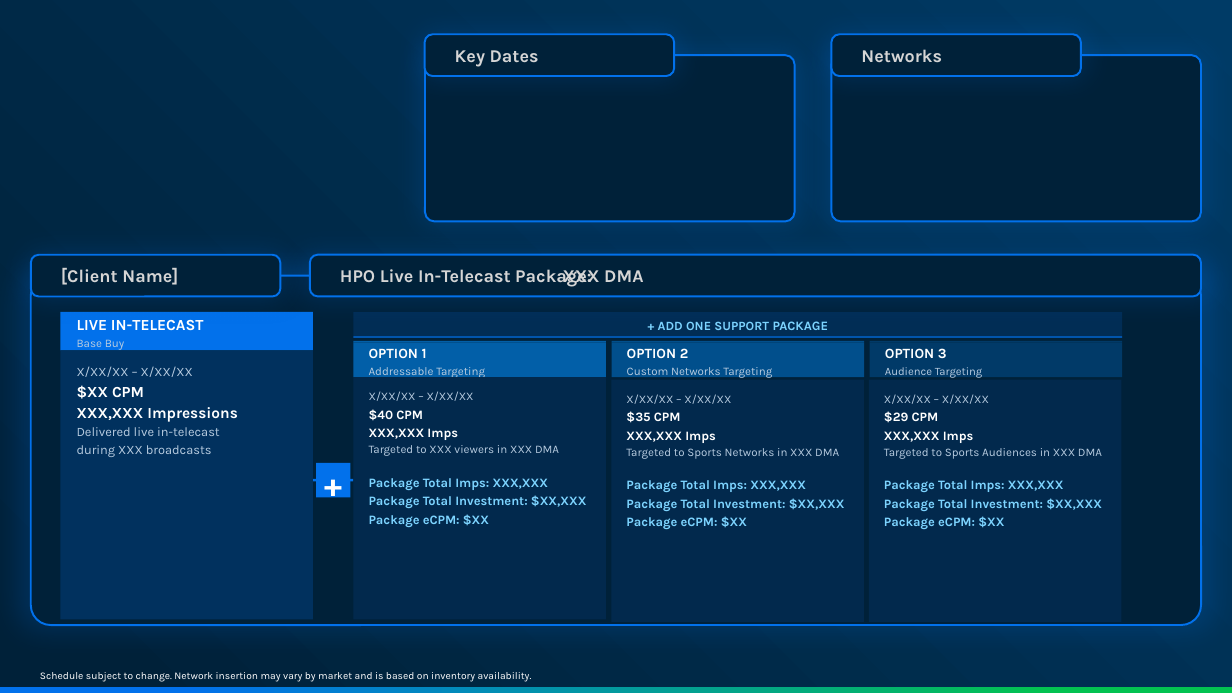
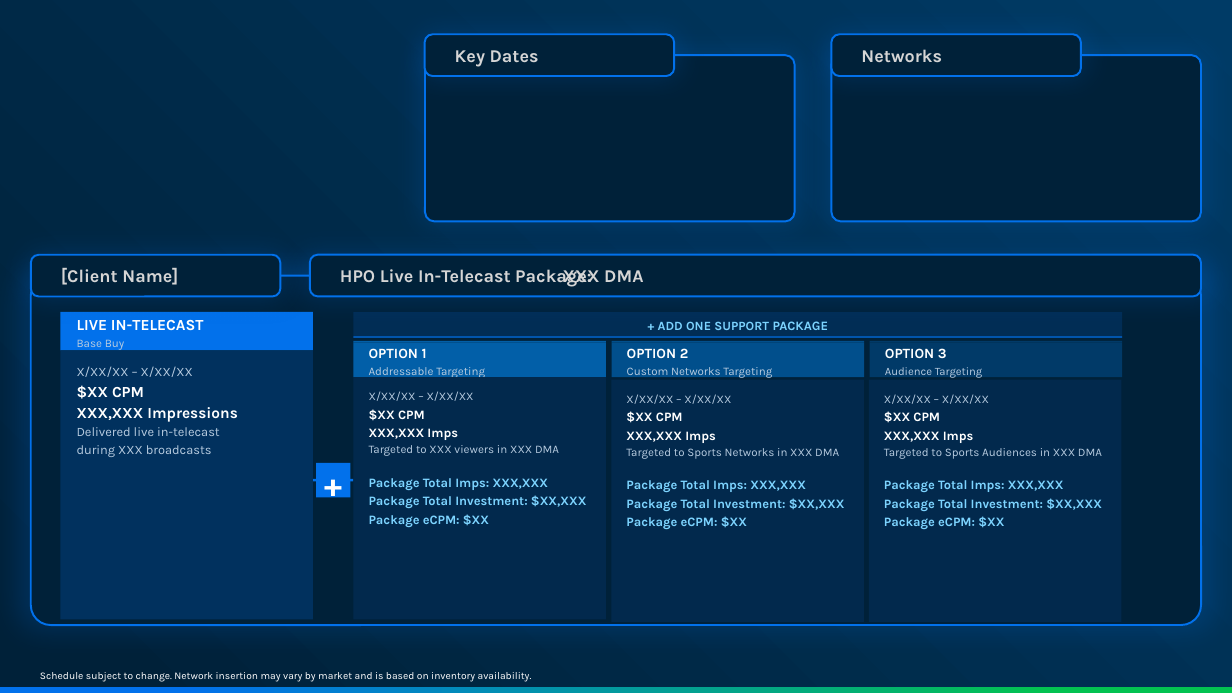
Before and after one commit to zsparkman/HPO-Package-Builder, a slide deck: slide 1 of Assets/HPO Stream Package Builder - Master Template.pptx. Drawn at 1232x693 pixels with LibreOffice and Linux fonts; fonts in the diff are those of the drawing; background and template pictures are left out. Boxes give left, top, right and bottom in pixels: in the first picture for what was removed or moved away, otherwise in the second. Text is boxed around its words. In the diff, an @@ line names an element or a change of style, - is before the commit and + after.

```diff
--- a/Assets/HPO Stream Package Builder - Master Template.pptx
+++ b/Assets/HPO Stream Package Builder - Master Template.pptx
@@ text in rectangle at [369, 409, 425, 421]: text changed @@
-$40 CPM
+$XX CPM
@@ text in rectangle at [626, 411, 683, 423]: text changed @@
-$35 CPM
+$XX CPM
@@ text in rectangle at [884, 411, 940, 423]: text changed @@
-$29 CPM
+$XX CPM
```
Also in this commit, not shown: 6 other files.
